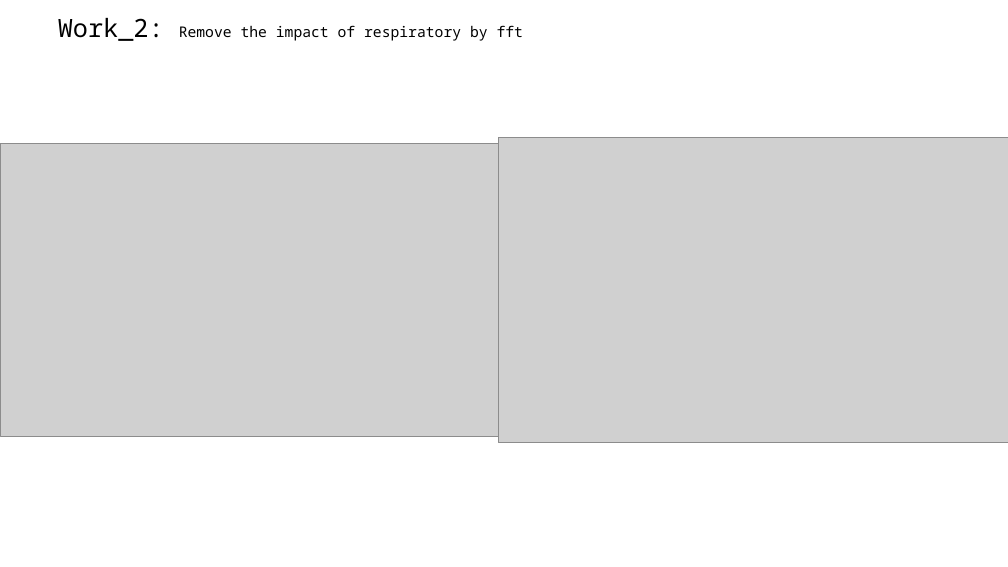
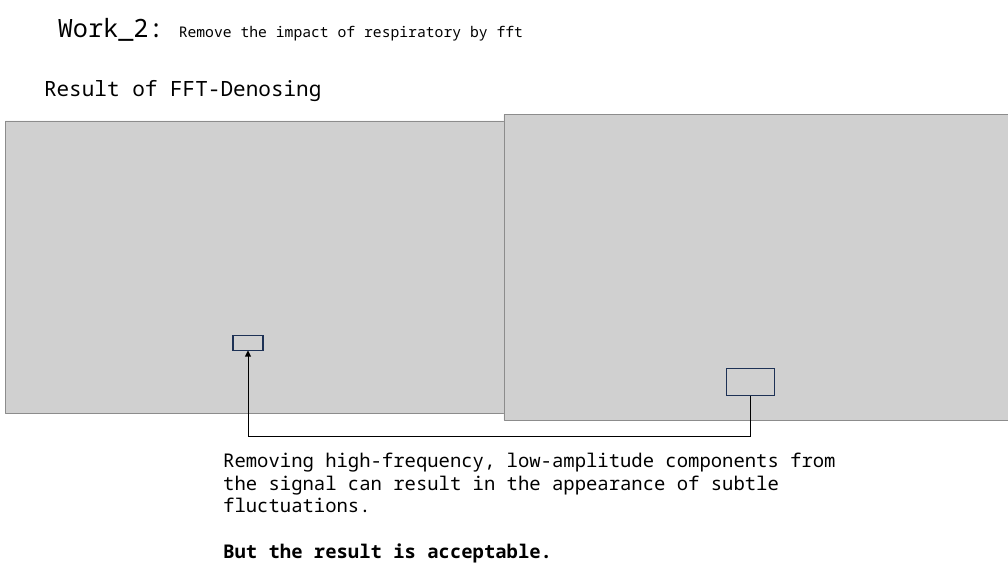
Before and after one commit to A-Big-Tortoise/Presentation, a slide deck: slide 6 of Presentation_911_JiayuChen.pptx (slide 5 before the commit). Drawn at 1008x567 pixels with LibreOffice and Linux fonts; fonts in the diff are those of the drawing; grey boxes stand for pictures. Boxes give left, top, right and bottom in pixels: in the first picture for what was removed or moved away, otherwise in the second. Text is boxed around its words. In the diff, an @@ line names an element or a change of style, - is before the commit and + after.

```diff
--- a/Presentation_911_JiayuChen.pptx
+++ b/Presentation_911_JiayuChen.pptx
@@ text added at (x1=44, y1=80, x2=321, y2=101), 20 pt, text #000000 @@
+Result of FFT-Denosing
@@ picture resized from (x1=498, y1=137, x2=1008, y2=442) to (x1=504, y1=114, x2=1008, y2=420) @@
@@ picture moved from (x1=0, y1=144, x2=504, y2=436) to (x1=5, y1=121, x2=510, y2=414) @@
@@ rectangle added at (x1=233, y1=336, x2=263, y2=350), outline #1E3256 1 pt @@
@@ elbow arrow added from (751, 396) to (248, 350), #000000 0.5 pt @@
@@ rectangle added at (x1=727, y1=368, x2=775, y2=396), outline #1E3256 1 pt @@
@@ text added at (x1=223, y1=452, x2=835, y2=563), 18 pt, text #000000 @@
+Removing high-frequency, low-amplitude components from the signal can result in the appearance of subtle fluctuations.
+But the result is acceptable.
```
Also in this commit, not shown: 9 other slides changed, 3 slides added, 1 slide removed.
